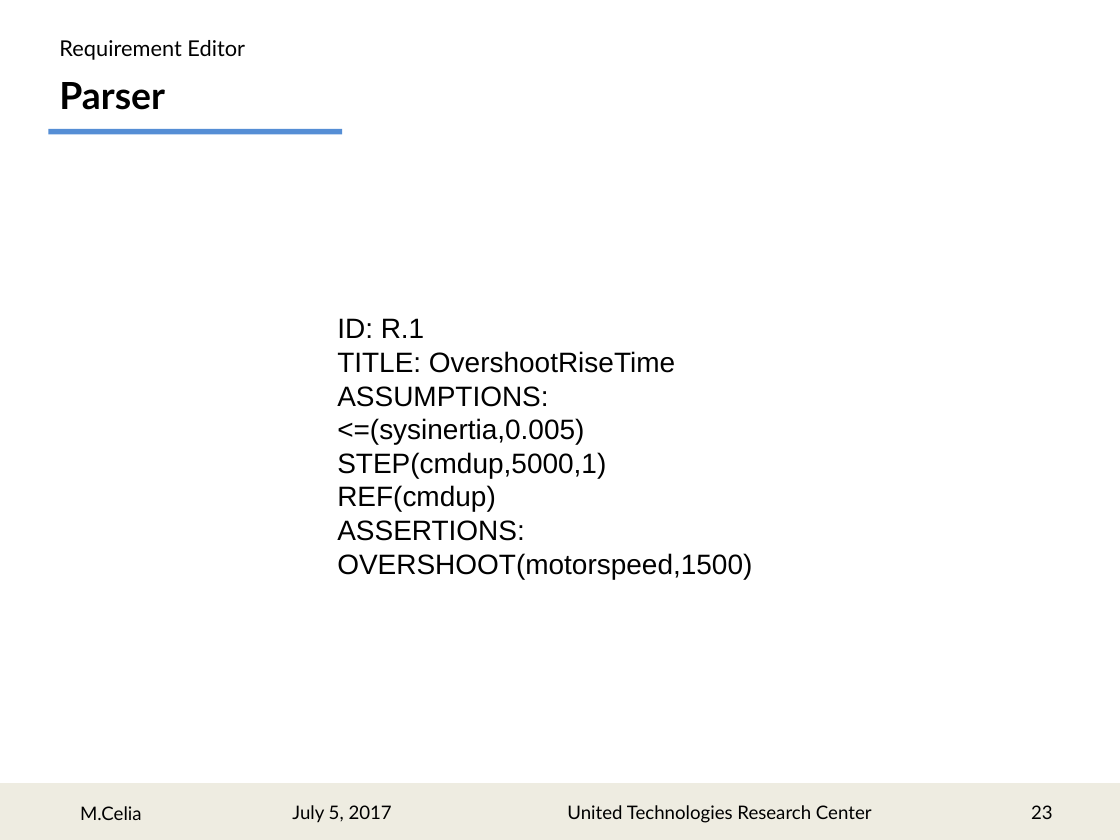
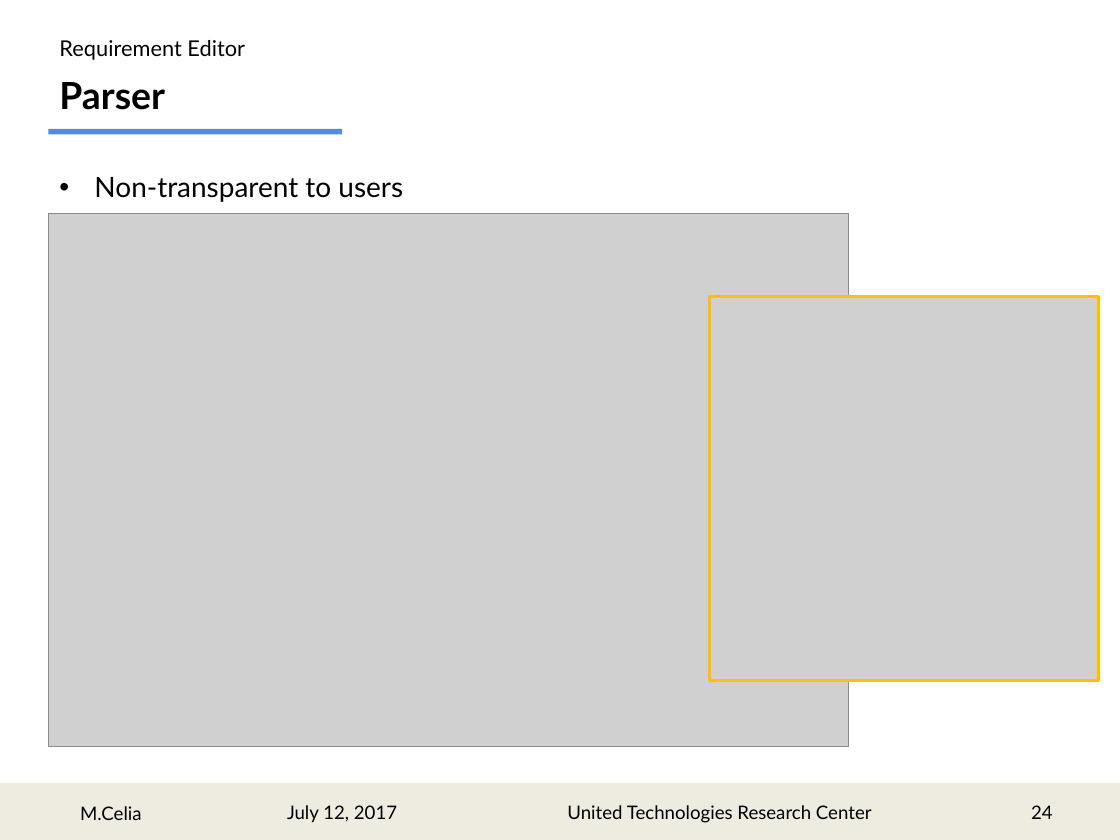
Before and after one commit to marcocelia/Master-Thesis, a slide deck: slide 24 of Presentation/RMpresentation_r1.pptx (slide 23 before the commit). Drawn at 1120x840 pixels with LibreOffice and Linux fonts; fonts in the diff are those of the drawing; grey boxes stand for pictures. Boxes give left, top, right and bottom in pixels: in the first picture for what was removed or moved away, otherwise in the second. Text is boxed around its words. In the diff, an @@ line names an element or a change of style, - is before the commit and + after.

```diff
--- a/Presentation/RMpresentation_r1.pptx
+++ b/Presentation/RMpresentation_r1.pptx
@@ text added at (94,177,403,202), 18 pt, text #000000 @@
+• Non-transparent to users
@@ picture added at (48,214,849,747) @@
@@ picture added at (710,296,1099,681) @@
@@ rectangle added at (710,296,1099,681), outline #FFC000 2 pt @@
@@ text removed at (337,318,752,579) @@
-ID: R.1
-TITLE: OvershootRiseTime
-ASSUMPTIONS:
-<=(sysinertia,0.005)
-STEP(cmdup,5000,1)
-REF(cmdup)
-ASSERTIONS:
-OVERSHOOT(motorspeed,1500)
@@ text at (287,805,397,823): text changed @@
-July 5, 2017
+July 12, 2017
@@ page number at (1031,805,1053,819): text changed @@
-23
+24
```
Also in this commit, not shown: 27 other slides changed, 1 slide added, 1 slide removed, 12 other files.
